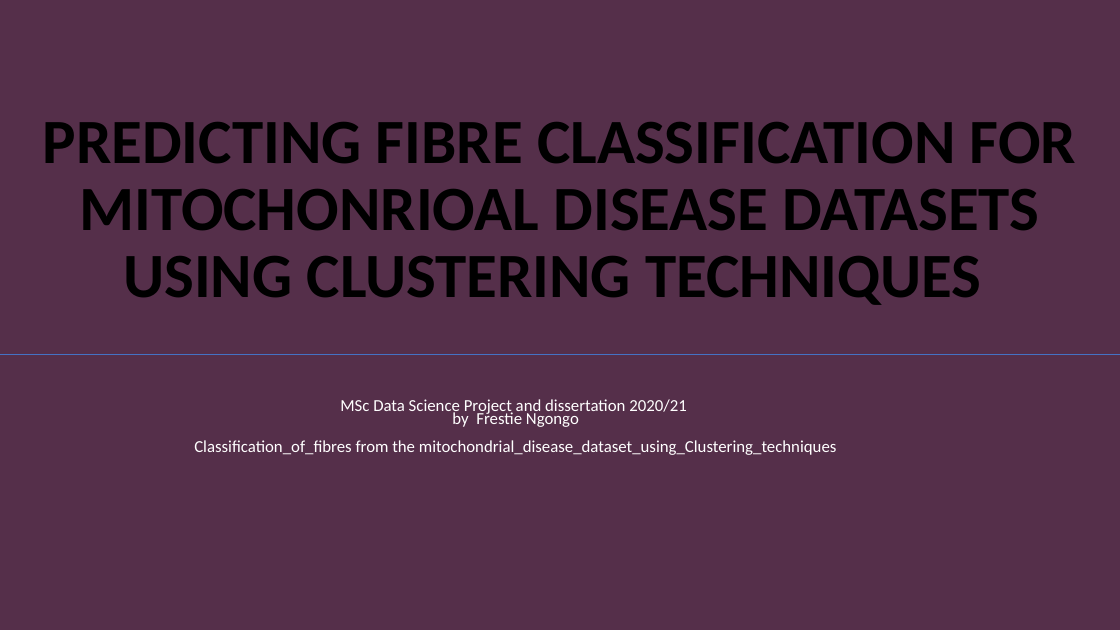
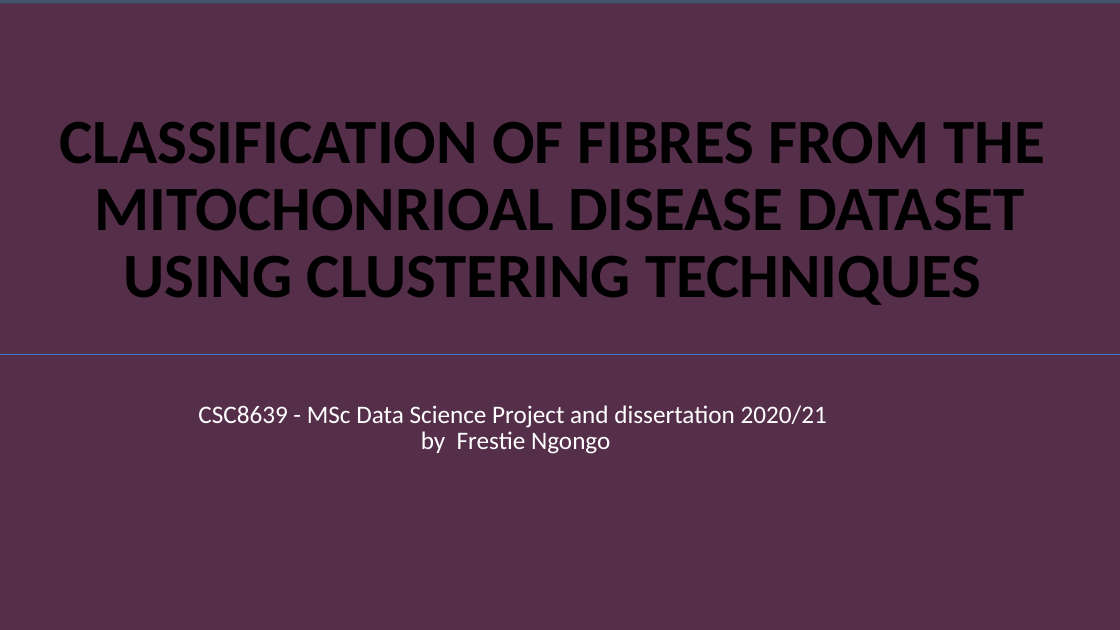
Before and after one commit to FNgongo/Classification_of_fibres_from_the_mitochondrial_disease_dataset_using_clustering_techniques, a slide deck: slide 1 of Dissertation27:Aug/Presentation Diss.pptx. Drawn at 1120x630 pixels with LibreOffice and Linux fonts; fonts in the diff are those of the drawing. Boxes give left, top, right and bottom in pixels: in the first picture for what was removed or moved away, otherwise in the second. Text is boxed around its words. In the diff, an @@ line names an element or a change of style, - is before the commit and + after.

Commit message:
Dissertation presentation and poster
Dissertation presentation and poster

```diff
--- a/Dissertation27:Aug/Presentation Diss.pptx
+++ b/Dissertation27:Aug/Presentation Diss.pptx
@@ rectangle added at (0,0,1120,630), fill #44546A @@
@@ title at (59,122,1046,305): text changed @@
-PREDICTING FIBRE CLASSIFICATION FOR MITOCHONRIOAL DISEASE DATASETS USING CLUSTERING TECHNIQUES
+CLASSIFICATION OF FIBRES FROM THE MITOCHONRIOAL DISEASE DATASET USING CLUSTERING TECHNIQUES
@@ text at (198,405,827,428): text changed; size 14.4 to 21.6 pt @@
-MSc Data Science Project and dissertation 2020/21
+CSC8639 - MSc Data Science Project and dissertation 2020/21
@@ text at (194,440,837,455): paragraph removed @@
-Classification_of_fibres from the mitochondrial_disease_dataset_using_Clustering_techniques
@@ text at (421,431,610,454): size 14.4 to 21.6 pt in "by Frestie Ngongo"; line spacing 0.68 to 0.88 @@
```
Also in this commit, not shown: 1 other slide changed, 15 other files.
